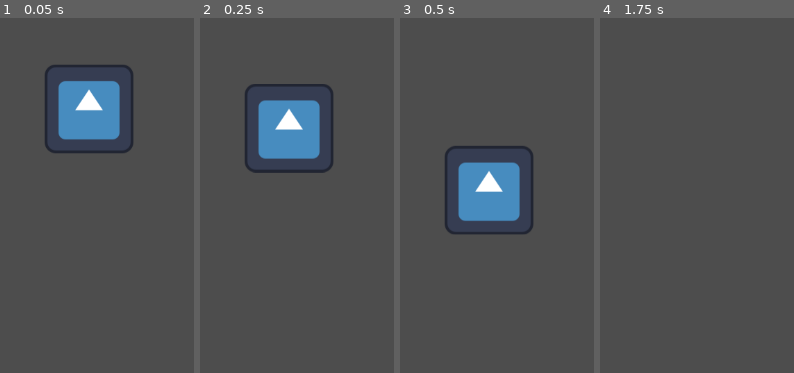
Above: before the commit, frames 1-4 (left to right).
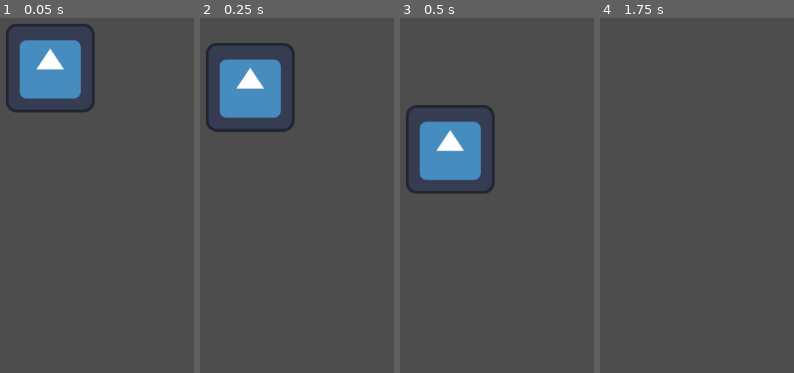
Above: after the commit, the same moments.

Repository: surff2/godot-fye-game
Game: Godot game, scene res://main.tscn
Same seed, same stepped clock (60 frames per second), same inputs: the game is played once before the commit and once after it. The engine's default icon, where the game draws it, is replaced by a stand-in: a white triangle on a blue panel in a dark square.
Inputs:
- Up to frame 1 (0.05 s): no input
- Up to frame 2 (0.25 s): no input
- Up to frame 3 (0.5 s): no input
- Up to frame 4 (1.75 s): tap Enter (ui_accept) at 0.5, 0.77, 1.52 s; hold Right (ui_right) from 0.53 s (still down)

The runs differ from the first frame. In frame 1, 12% of the frame differs, in the area x 3-69%, y 1-39%; in frame 2, 12%, in the area x 3-69%, y 7-44%; in frame 3, 12%; in frame 4, nothing differs.

Commit message:
player movement
its the player moiving

Diff:
--- a/main.tscn
+++ b/main.tscn
@@ -30,16 +30,17 @@
 	move_and_slide()
 "
 
-[sub_resource type="RectangleShape2D" id="RectangleShape2D_h2yge"]
+[sub_resource type="RectangleShape2D" id="RectangleShape2D_0xm2m"]
 
 [node name="Main" type="Node2D"]
 
-[node name="CharacterBody2D" type="CharacterBody2D" parent="."]
-script = SubResource("GDScript_0xm2m")
+[node name="CharacterBody2D2" type="CharacterBody2D" parent="."]
+script = SubResource("GDScript_ig7tw")
 
-[node name="CollisionShape2D" type="CollisionShape2D" parent="CharacterBody2D"]
-shape = SubResource("RectangleShape2D_h2yge")
+[node name="CollisionShape2D" type="CollisionShape2D" parent="CharacterBody2D2"]
+position = Vector2(201, 108)
+shape = SubResource("RectangleShape2D_0xm2m")
 
-[node name="Icon" type="Sprite2D" parent="CharacterBody2D"]
-position = Vector2(274, 266)
+[node name="Icon" type="Sprite2D" parent="CharacterBody2D2"]
+position = Vector2(218, 207)
 texture = ExtResource("1_ig7tw")
Not shown: 1 places in main.tscn that only renumber resources
